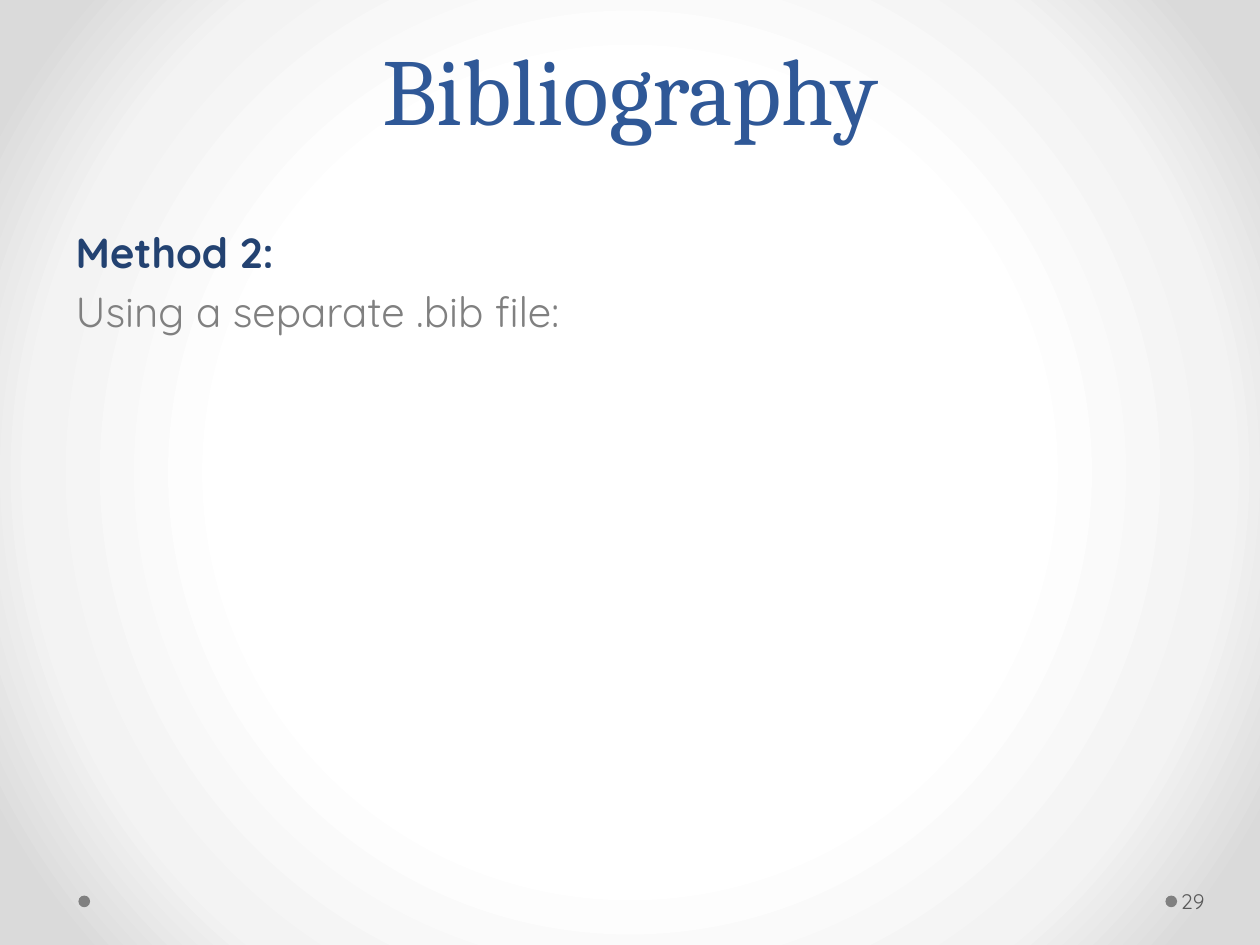
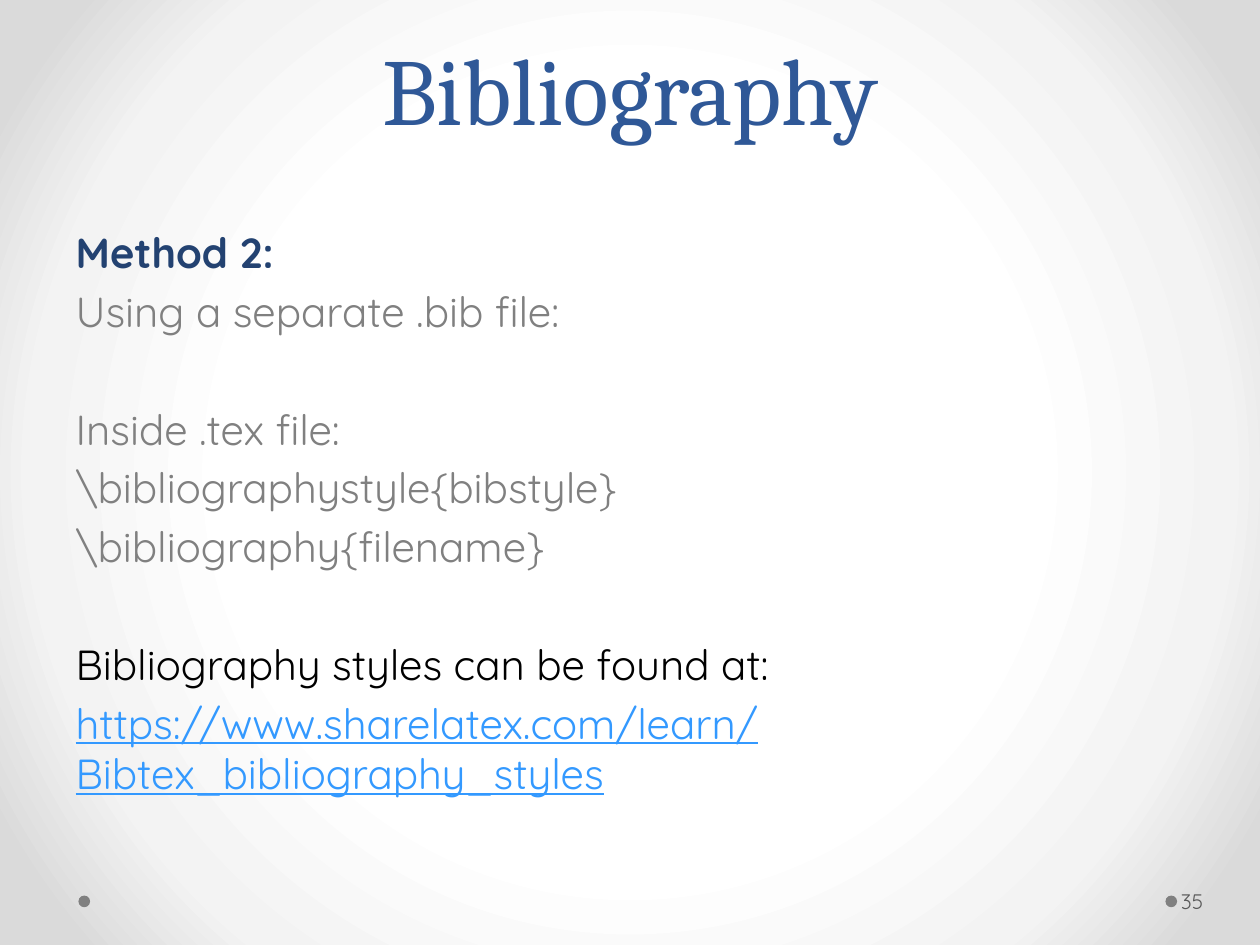
Before and after one commit to Andromedanita/Latex_workshop, a slide deck: slide 36 of Mine.pptx (slide 30 before the commit). Drawn at 1260x945 pixels with LibreOffice and Linux fonts; fonts in the diff are those of the drawing. Boxes give left, top, right and bottom in pixels: in the first picture for what was removed or moved away, otherwise in the second. Text is boxed around its words. In the diff, an @@ line names an element or a change of style, - is before the commit and + after.

```diff
--- a/Mine.pptx
+++ b/Mine.pptx
@@ text at [76,414,768,798]: paragraphs added @@
+Inside .tex file:
+\bibliographystyle{bibstyle}
+\bibliography{filename}
+Bibliography styles can be found at:
+https://www.sharelatex.com/learn/Bibtex_bibliography_styles
@@ page number at [1181,894,1203,909]: text changed @@
-29
+35
```
Also in this commit, not shown: 6 other slides changed, 9 slides added, 1 other file.
